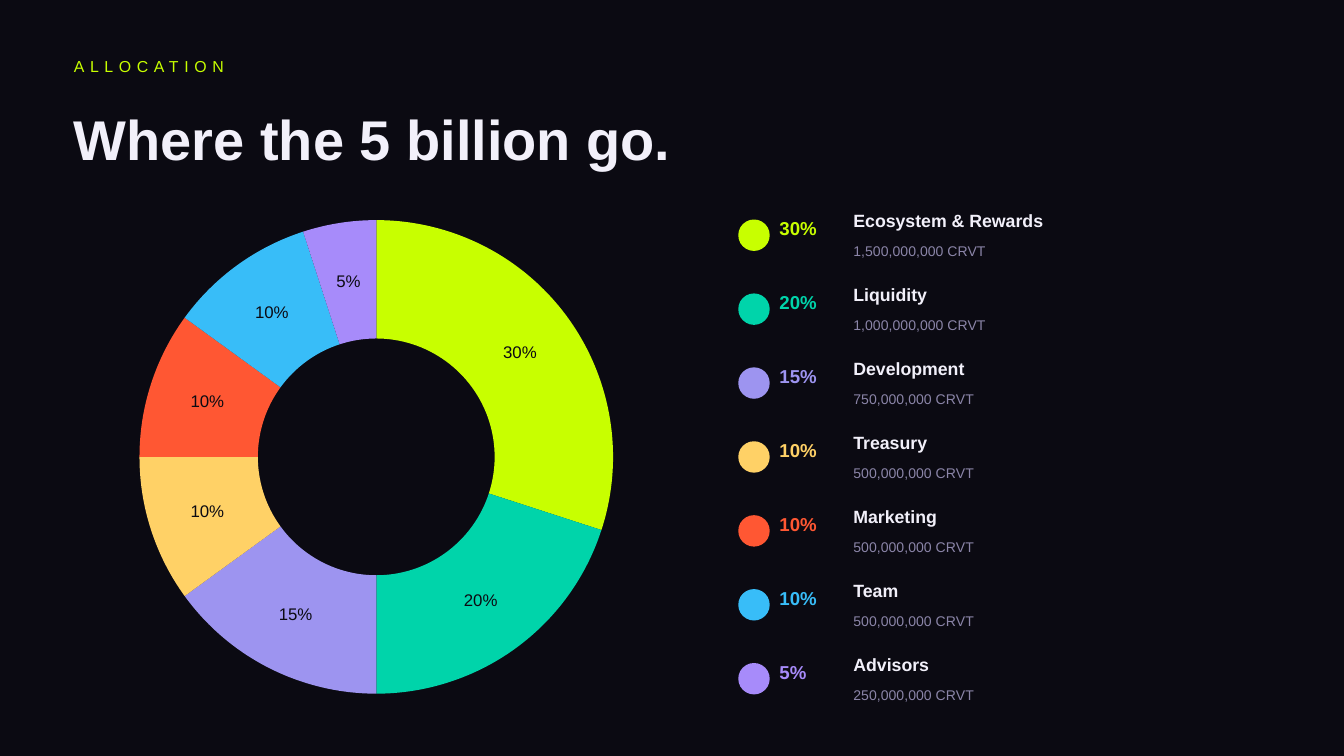
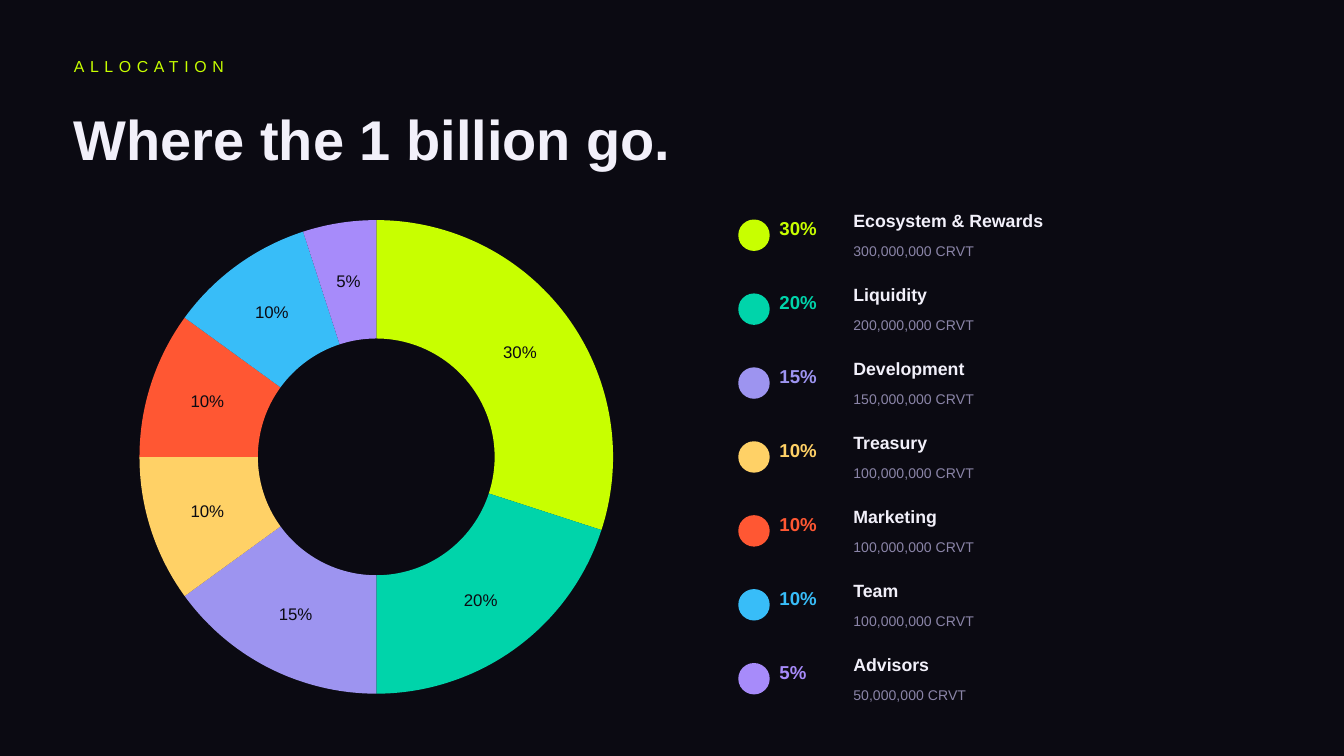
Before and after one commit to Cautiouszeal1/coraailocker, a slide deck: slide 4 of CoraAiVault_Tokenomics_v3.pptx. Drawn at 1344x756 pixels with LibreOffice and Linux fonts; fonts in the diff are those of the drawing. Boxes give left, top, right and bottom in pixels: in the first picture for what was removed or moved away, otherwise in the second. Text is boxed around its words. In the diff, an @@ line names an element or a change of style, - is before the commit and + after.

```diff
--- a/CoraAiVault_Tokenomics_v3.pptx
+++ b/CoraAiVault_Tokenomics_v3.pptx
@@ text at (74, 119, 670, 170): text changed @@
-Where the 5 billion go.
+Where the 1 billion go.
@@ text at (853, 246, 974, 258): text changed @@
-1,500,000,000 CRVT
+300,000,000 CRVT
@@ text at (853, 320, 974, 332): text changed @@
-1,000,000,000 CRVT
+200,000,000 CRVT
@@ text at (853, 394, 974, 406): text changed @@
-750,000,000 CRVT
+150,000,000 CRVT
@@ text at (853, 468, 974, 480): text changed @@
-500,000,000 CRVT
+100,000,000 CRVT
@@ text at (853, 542, 974, 554): text changed @@
-500,000,000 CRVT
+100,000,000 CRVT
@@ text at (853, 616, 974, 628): text changed @@
-500,000,000 CRVT
+100,000,000 CRVT
@@ text at (853, 690, 966, 702): text changed @@
-250,000,000 CRVT
+50,000,000 CRVT
```
Also in this commit, not shown: 2 other slides changed, 3 other files.
